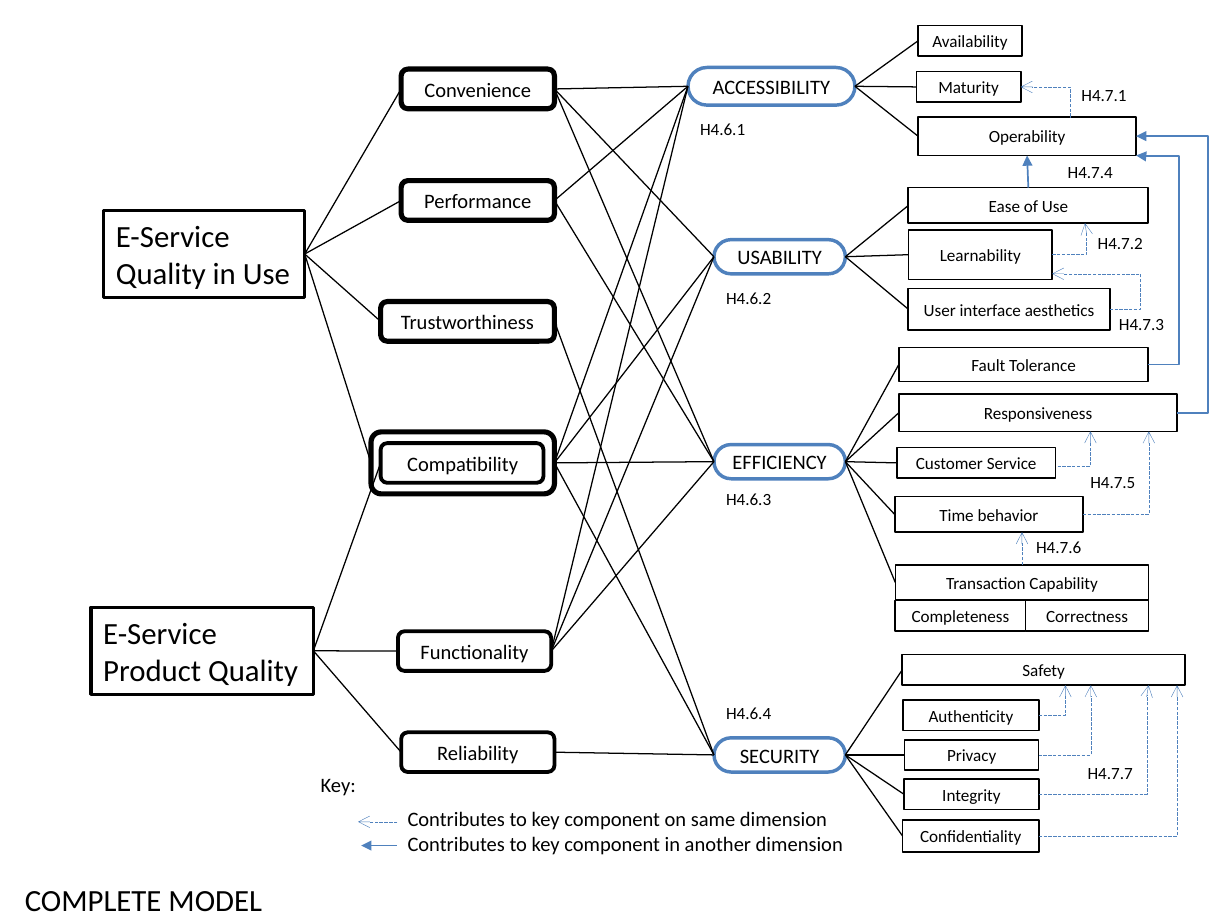
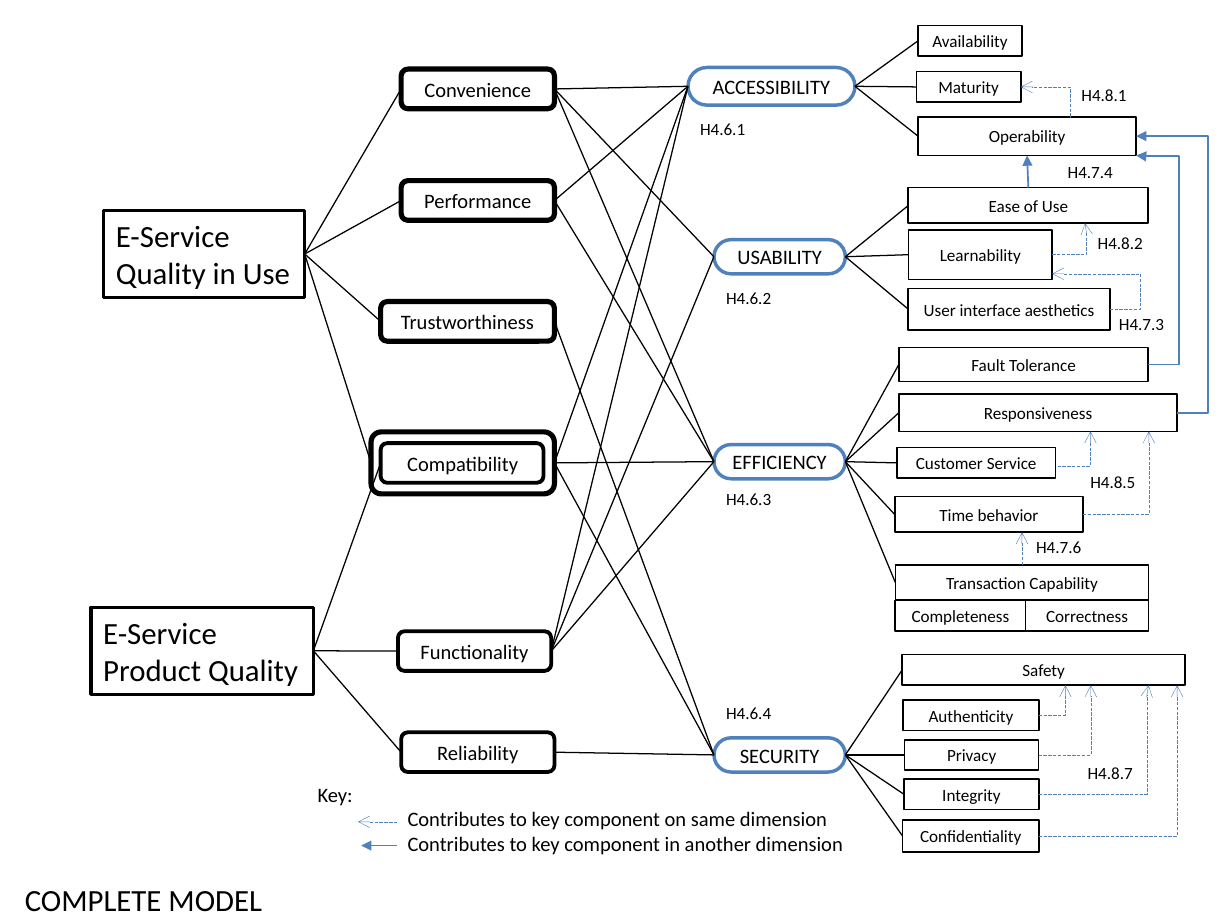
Before and after one commit to paxian/finalexam, a slide deck: slide 12 of model.pptx. Drawn at 1232x924 pixels with LibreOffice and Linux fonts; fonts in the diff are those of the drawing. Boxes give left, top, right and bottom in pixels: in the first picture for what was removed or moved away, otherwise in the second. Text is boxed around its words. In the diff, an @@ line names an element or a change of style, - is before the commit and + after.

```diff
--- a/model.pptx
+++ b/model.pptx
@@ text at <box>1081,89,1126,101</box>: text changed @@
-H4.7.1
+H4.8.1
@@ text at <box>1098,237,1143,249</box>: text changed @@
-H4.7.2
+H4.8.2
@@ line removed from (554, 463) to (715, 256) @@
@@ text at <box>1090,476,1135,488</box>: text changed @@
-H4.7.5
+H4.8.5
@@ text "Key:": place and size @@
-text "Key:" at <box>321,779,356,796</box>
+text "Key:" at <box>318,789,353,806</box>
@@ text at <box>1088,767,1133,779</box>: text changed @@
-H4.7.7
+H4.8.7
```
Also in this commit, not shown: 7 other slides changed, 2 other files.
